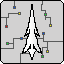
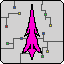
Two versions of the same layered image (64x64). Layer-by-layer changes:
painted on "Layer 2" over (24, 10, 40, 57)
